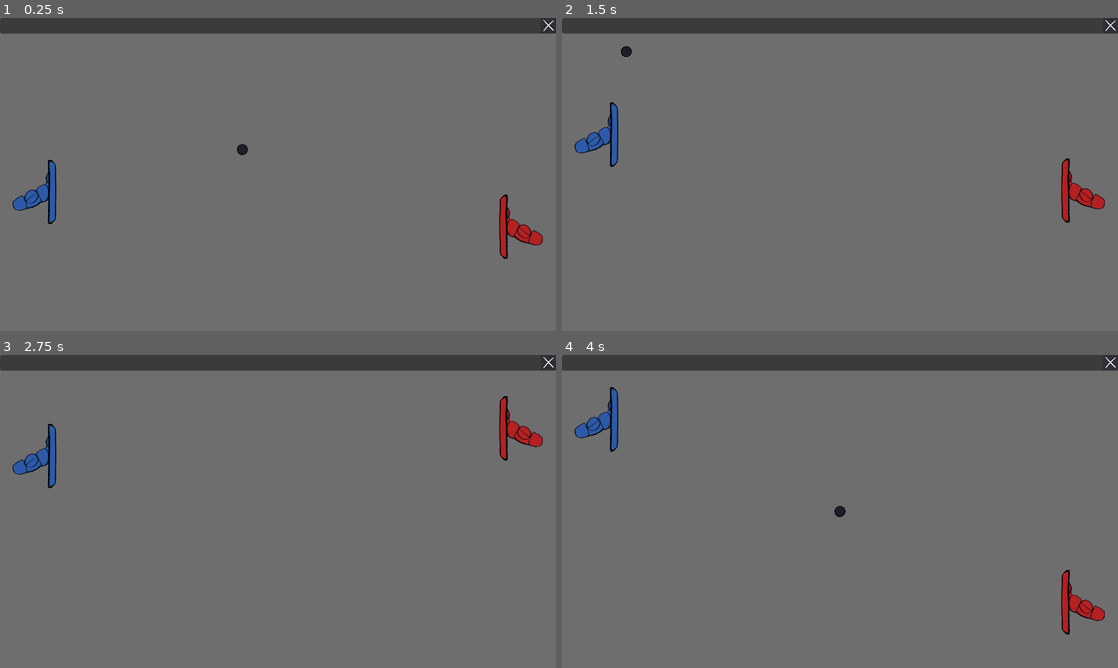
Above: before the commit, frames 1-4 (two rows, left to right).
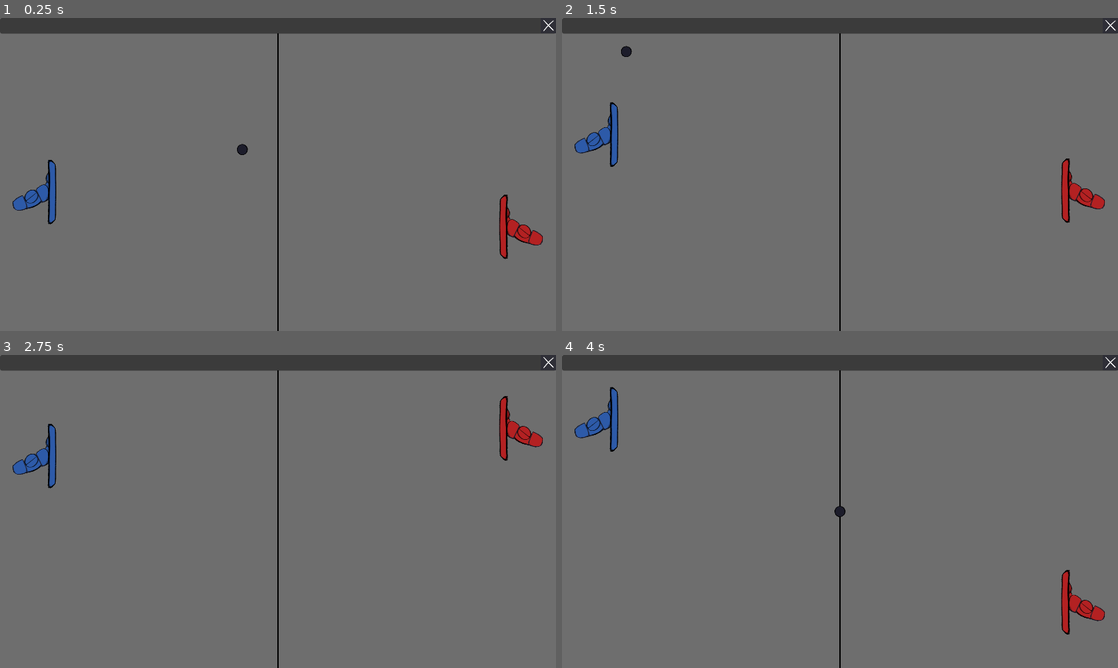
Above: after the commit, the same moments.

Repository: parrotwise/gmtk26-pong
Game: Godot game, scene res://Scenes/game_scene.tscn
The game is run twice, just before and just after one commit, with the same random seed, the same clock (stepped at 60 frames per second) and the same inputs.
Inputs:
- Up to frame 1 (0.25 s): no input
- Up to frame 2 (1.5 s): hold Up (ui_up) 0.53-1.28 s; hold Down (ui_down) from 1.28 s (still down)
- Up to frame 3 (2.75 s): release Down (ui_down) at 2.03 s; hold Up (ui_up) from 2.03 s (still down)
- Up to frame 4 (4 s): release Up (ui_up) at 3.53 s; hold Down (ui_down) from 3.53 s (still down)

The runs differ from the first frame. In frame 1, 0.2% of the frame differs, in the area x 49-51%, y 4-100%; in frame 2, 0.2%; in frame 3, 0.2%; in frame 4, 0.2%.

Commit message:
feature: added a small divider in the center

Diff:
--- a/Scenes/game_scene.tscn
+++ b/Scenes/game_scene.tscn
@@ -13,6 +13,9 @@
 
 [sub_resource type="StyleBoxFlat" id="StyleBoxFlat_b6fju"]
 bg_color = Color(0.43, 0.43, 0.43, 1)
+
+[sub_resource type="StyleBoxFlat" id="StyleBoxFlat_1vivr"]
+bg_color = Color(0, 0, 0, 1)
 
 [sub_resource type="CapsuleShape2D" id="CapsuleShape2D_662lt"]
 height = 104.0
@@ -44,6 +47,18 @@
 grow_horizontal = 2
 grow_vertical = 2
 theme_override_styles/panel = SubResource("StyleBoxFlat_b6fju")
+
+[node name="Divider" type="Panel" parent="Background" unique_id=1106763310]
+layout_mode = 1
+anchors_preset = 5
+anchor_left = 0.5
+anchor_right = 0.5
+offset_left = -1.0
+offset_top = 22.0
+offset_right = 1.0
+offset_bottom = 450.0
+grow_horizontal = 2
+theme_override_styles/panel = SubResource("StyleBoxFlat_1vivr")
 
 [node name="Battlefield" type="Control" parent="." unique_id=454438475]
 layout_mode = 1
